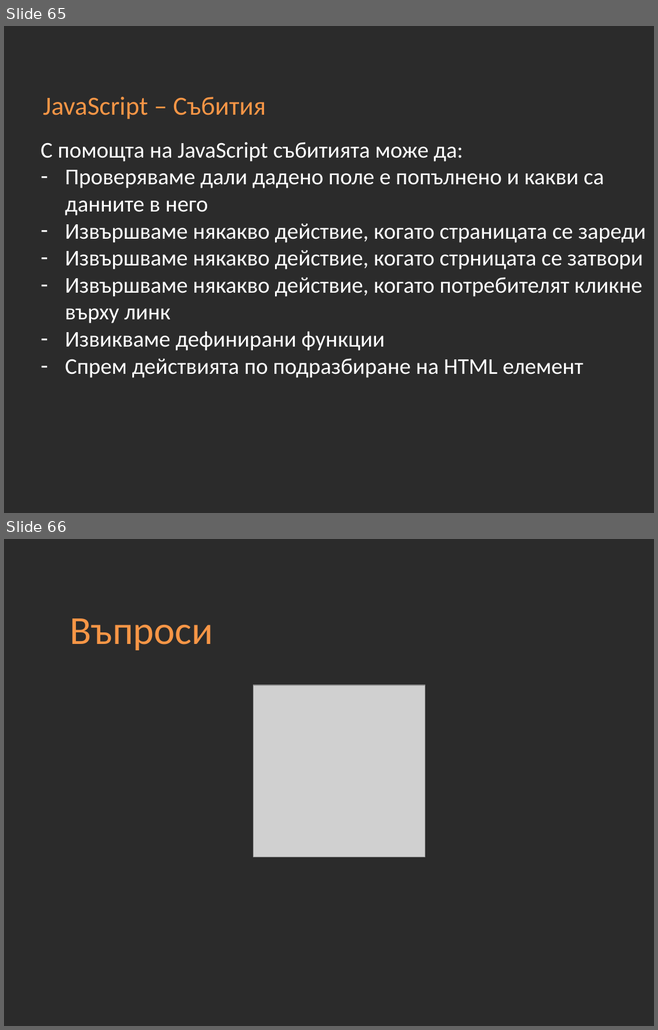
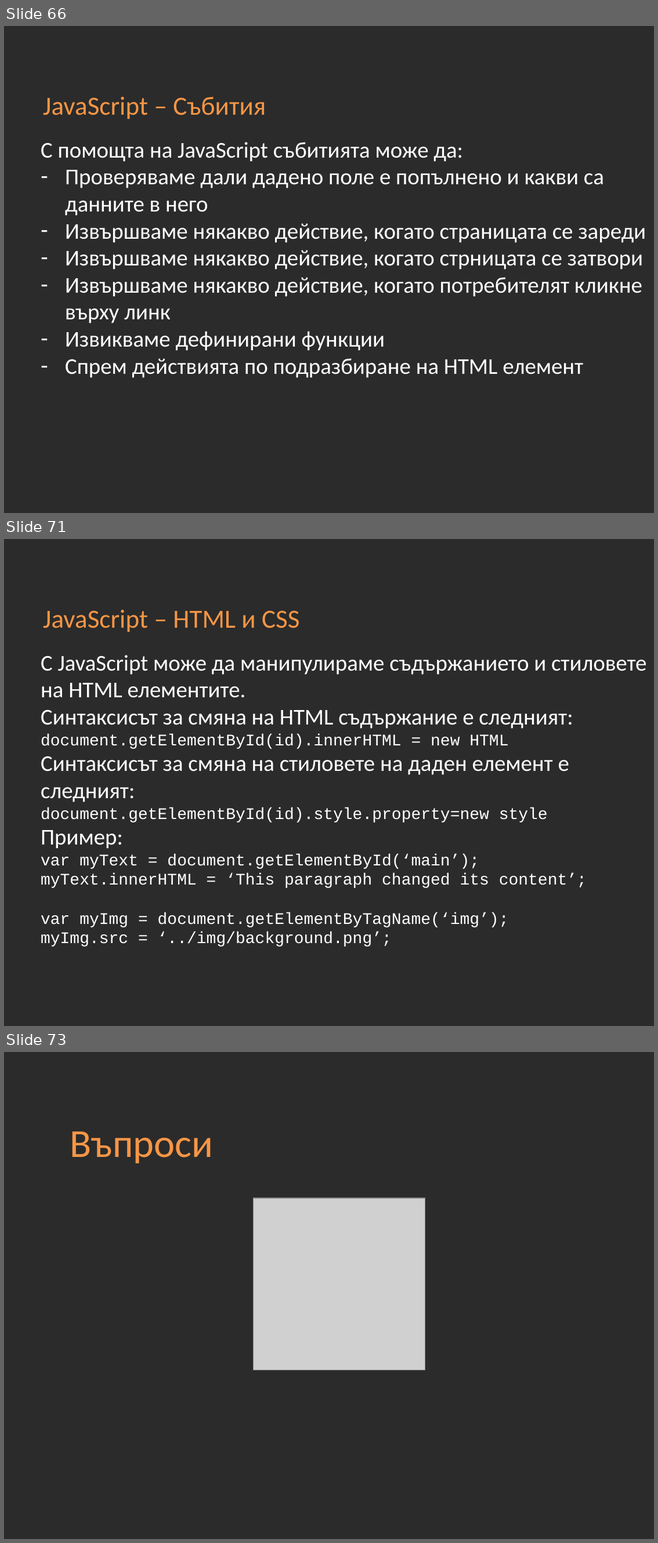
Before and after one commit to Academy-Soft-Intellect/Front-End-Course, a slide deck: 10-JavaScript-Basics.pptx. Shown one above the other, each under a label of ours: slides 65 and 66 before the commit, slides 66, 71 and 73 after it; the slides between them are not shown. The pictures are 658x1030 and 658x1543 pixels, drawn with LibreOffice and Linux fonts; fonts in the diff are those of the drawing; grey boxes stand for pictures; background and template pictures are left out; a plain dark background stands for a picture behind light text. Boxes give left, top, right and bottom in pixels: in the first picture for what was removed or moved away, otherwise in the second. Text is boxed around its words. In the diff, an @@ line names an element or a change of style, - is before the commit and + after.

```diff
--- a/10-JavaScript-Basics.pptx
+++ b/10-JavaScript-Basics.pptx
@@ slide 71 added at <box>4,539,654,1026</box>, background picture (left out) @@
@@ title added at <box>43,610,299,632</box>, 29 pt, text #F79646 @@
+JavaScript – HTML и CSS
@@ text added at <box>41,655,647,947</box>, 18 pt, text #FFFFFF @@
+С JavaScript може да манипулираме съдържанието и стиловете на HTML елементите.
+Синтаксисът за смяна на HTML съдържание е следният:
+document.getElementById(id).innerHTML = new HTML
+Синтаксисът за смяна на стиловете на даден елемент е следният:
+document.getElementById(id).style.property=new style
+Пример:
+var myText = document.getElementById(‘main’);
+myText.innerHTML = ‘This paragraph changed its content’;
+var myImg = document.getElementByTagName(‘img’);
+myImg.src = ‘../img/background.png’;
@@ what was slide 65 is now slide 66 @@
@@ what was slide 66 is now slide 73 @@
```
Also in this commit, not shown: 6 other slides added.
